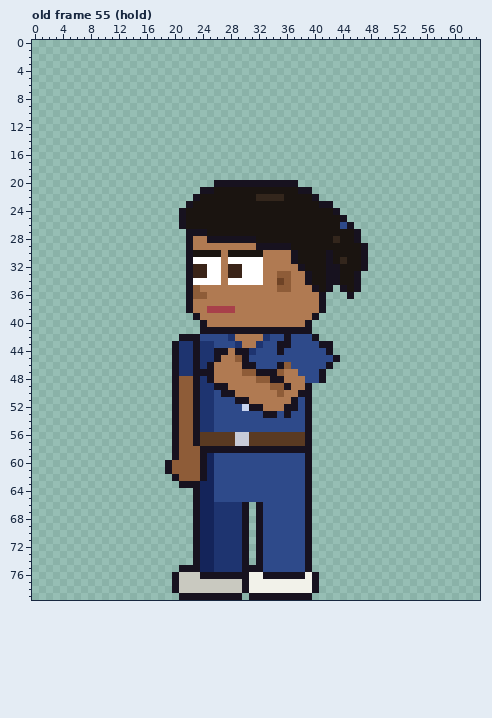
Pixel-art file: sprites/clients/client_vettech_a_left_anim.aseprite. Above is the file before it was changed.
64x80 pixels, 123 frames. Colours within 5 levels of each other are drawn and written as one. Shown: old frame 55 (hold). The commit also changed other frames, which this record leaves out.
Once edited:
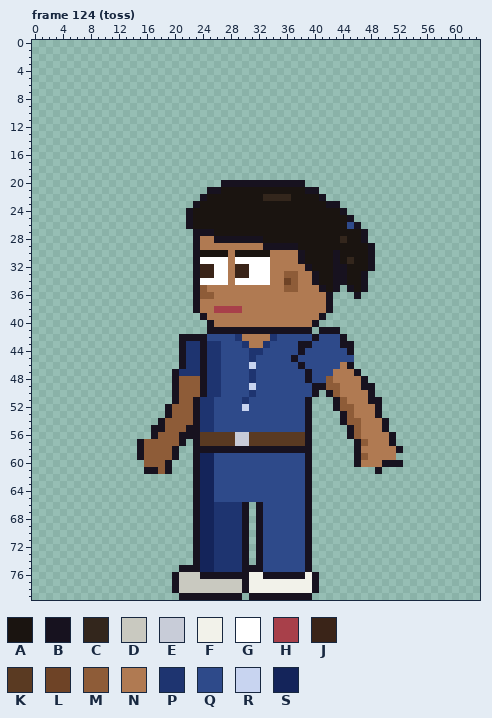
Palette (. is transparent): A #1a1410  B #17121f  C #33261c  D #c9c9c0  E #c8ccd8  F #f2f2ea  G #ffffff  H #a8404a  J #3a2418  K #5a3a22  L #6e4326  M #8e5c38  N #b07a52  P #1e3470  Q #2e4a8a  R #c8d4f0  S #14245a
A new or re-ordered frame is compared with the old frame closest to it.
The exact change:
frames 123 -> 129
--- frame 124 (toss) is new; against old frame 55 (hold)
@@ x 13..54 @@
 19 ..........................................
-20 .............BBBBBBBBBBBB.................
-21 ...........BBAAAAAAAAAAAABB...............
-22 ..........BAAAAAAAACCCCAAAAB..............
-23 .........BAAAAAAAAAAAAAAAAAABB............
-24 ........BAAAAAAAAAAAAAAAAAAAAAB...........
-25 ........BAAAAAAAAAAAAAAAAAAAAAAB..........
-26 ........BAAAAAAAAAAAAAAAAAAAAAAQB.........
-27 .........BBBAAAAAAAAAAAAAAAAAAAAAB........
-28 .........BNNBBBBBBBAAAAAAAAAAACAAB........
-29 .........BNNNNNNNNNBBBBBAAAAAAAAAAB.......
-30 .........BAAAANAAAAANNNNBAAAABAAAAB.......
-31 .........BGGGGNGGGGGNNNNBAAAABACAAB.......
-32 .........BJJGGNJJGGGNNNNNBAAABBAAAB.......
-33 .........BJJGGNJJGGGNNMMNNBAABBAAB........
-34 .........BGGGGNGGGGGNNLMNNBAABBAAB........
-35 .........BMNNNNNNNNNNNMMNNNBAB.BAB........
-36 .........BMMNNNNNNNNNNNNNNNNB...B.........
-37 .........BNNNNNNNNNNNNNNNNNNB.............
-38 .........BNNHHHHNNNNNNNNNNNNB.............
-39 ..........BNNNNNNNNNNNNNNNNB..............
-40 ...........BNNNNNNNNNNNNNNB...............
-41 ...........BBBBBBBBBBBBBBBB...............
-42 ........BBBQQQQPNNNNPQQBQQQB..............
-43 .......BPPBPPQQQPNNPQQBBQQQQBB............
-44 .......BPPBPPBBNBBPQQQBQQQQQQB............
-45 .......BPPBPPBNNMBQQQQQQQQQQQQB...........
-46 .......BPPBPBNNNNBBQQQBMQQQQQB............
-47 .......BPPBBBNNNNMMBBBMNNQQQB.............
-48 .......BMMBPBNNNNNNMMBBNNNQQB.............
-49 .......BMMBPPBBNNNNNNMMBNNB...............
-50 .......BMMBPPQBBNNNNNNMNNBB...............
-51 .......BMMBPPQQQBBNNNNNNBQB...............
-52 .......BMMBPPQQQQRBBNNNBBQB...............
-53 .......BMMBPPQQQQQQQBBQBQQB...............
-54 .......BMMBPPQQQQQQQQQQQQQB...............
-55 .......BMMBPPQQQQQQQQQQQQQB...............
-56 .......BMMBKKKKKEEKKKKKKKKB...............
-57 .......BMMBKKKKKEEKKKKKKKKB...............
-58 .......BMMMBBBBBBBBBBBBBBBB...............
-59 .......BMMMBSQQQQQQQQQQQQQB...............
-60 ......BMMMMBSQQQQQQQQQQQQQB...............
-61 ......BMMMMBSQQQQQQQQQQQQQB...............
-62 .......BMMMBSQQQQQQQQQQQQQB...............
-63 ........BBBSSQQQQQQQQQQQQQB...............
+20 ..............BBBBBBBBBBBB................
+21 ............BBAAAAAAAAAAAABB..............
+22 ...........BAAAAAAAACCCCAAAAB.............
+23 ..........BAAAAAAAAAAAAAAAAAABB...........
+24 .........BAAAAAAAAAAAAAAAAAAAAAB..........
+25 .........BAAAAAAAAAAAAAAAAAAAAAAB.........
+26 .........BAAAAAAAAAAAAAAAAAAAAAAQB........
+27 ..........BBBAAAAAAAAAAAAAAAAAAAAAB.......
+28 ..........BNNBBBBBBBAAAAAAAAAAACAAB.......
+29 ..........BNNNNNNNNNBBBBBAAAAAAAAAAB......
+30 ..........BAAAANAAAAANNNNBAAAABAAAAB......
+31 ..........BGGGGNGGGGGNNNNBAAAABACAAB......
+32 ..........BJJGGNJJGGGNNNNNBAAABBAAAB......
+33 ..........BJJGGNJJGGGNNMMNNBAABBAAB.......
+34 ..........BGGGGNGGGGGNNLMNNBAABBAAB.......
+35 ..........BMNNNNNNNNNNNMMNNNBAB.BAB.......
+36 ..........BMMNNNNNNNNNNNNNNNNB...B........
+37 ..........BNNNNNNNNNNNNNNNNNNB............
+38 ..........BNNHHHHNNNNNNNNNNNNB............
+39 ...........BNNNNNNNNNNNNNNNNB.............
+40 ............BNNNNNNNNNNNNNNB..............
+41 ............BBBBBBBBBBBBBBB.BBB...........
+42 ........BBBBQQQQPNNNNPQQQQQBQQQB..........
+43 ........BPPBPPQQQPNNPQQQQBBQQQQBB.........
+44 ........BPPBPPQQQQPPQQQQQBQQQQQQB.........
+45 ........BPPBPPQQQQPQQQQQBQQQQQQQQ.........
+46 ........BPPBPPQQQQRQQQQQQBQQQQQNB.........
+47 .......BPPPBPPQQQQPQQQQQQQBQQQNNNB........
+48 .......BMMMBPPQQQQPQQQQQQQBQQMNNNNB.......
+49 .......BMMMBPPQQQQRQQQQQQQQBBMMNNNBB......
+50 .......BMMMBPPQQQQPQQQQQQQQB.BMNNNNB......
+51 .......BMMBPPQQQQPQQQQQQQQB...BMNNNBB.....
+52 ......BMMMBPPQQQQRQQQQQQQQB...BMMNNNB.....
+53 ......BMMMBPPQQQQQQQQQQQQQB....BMNNNB.....
+54 .....BMMMMBPPQQQQQQQQQQQQQB....BMMNNNB....
+55 ....BBMMMBBPPQQQQQQQQQQQQQB.....BMNNNB....
+56 ....BMMMBBBKKKKKEEKKKKKKKKB.....BMNNNNB...
+57 ..BMMMMMB.BKKKKKEEKKKKKKKKB......BMNNNB...
+58 ..BMMMMB..BBBBBBBBBBBBBBBBB......BNNNNNB..
+59 ..BMMMMB..BSSQQQQQQQQQQQQQB......BMNNNN...
+60 ...MMMB...BSSQQQQQQQQQQQQQB......BNNNBBB..
+61 ...BBMB...BSSQQQQQQQQQQQQQB.........B.....
+62 ..........BSSQQQQQQQQQQQQQB...............
+63 ..........BSSQQQQQQQQQQQQQB...............
 64 ..........BSSQQQQQQQQQQQQQB...............
Boxes around the changes in both pictures, in picture pixels (x1, y1, x2, y2):
changed: (137, 180, 403, 488)
